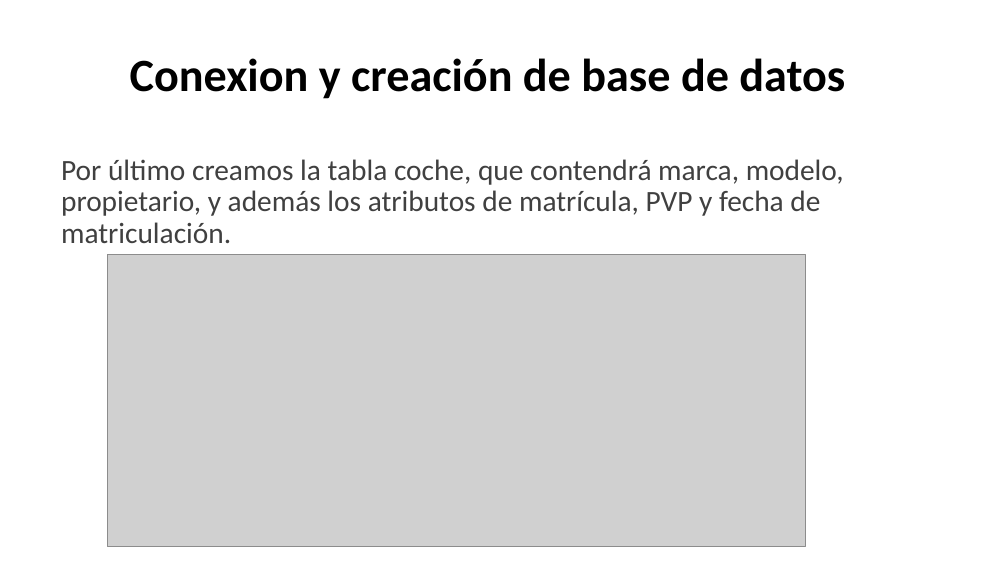
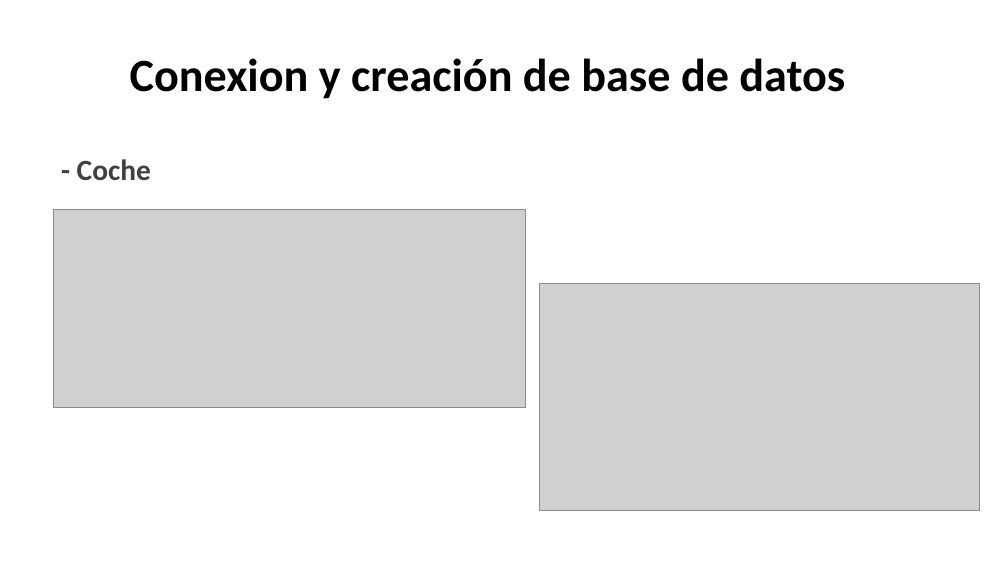
Before and after one commit to Peypa0512/Proyecto_Final, a slide deck: slide 9 of Presentación proyecto.pptx (slide 11 before the commit). Drawn at 1008x567 pixels with LibreOffice and Linux fonts; fonts in the diff are those of the drawing; grey boxes stand for pictures. Boxes give left, top, right and bottom in pixels: in the first picture for what was removed or moved away, otherwise in the second. Text is boxed around its words. In the diff, an @@ line names an element or a change of style, - is before the commit and + after.

```diff
--- a/Presentación proyecto.pptx
+++ b/Presentación proyecto.pptx
@@ text at <box>77,159,151,180</box>: text changed; bold on @@
-Por último creamos la tabla coche, que contendrá marca, modelo, propietario, y además los atributos de matrícula, PVP y fecha de matriculación.
+- Coche
@@ picture: place and size @@
-picture at <box>107,255,805,547</box>
+picture at <box>54,209,526,408</box>
@@ picture added at <box>540,284,979,511</box> @@
```
Also in this commit, not shown: 18 other slides changed, 4 slides added, 4 slides removed, 22 other files.
